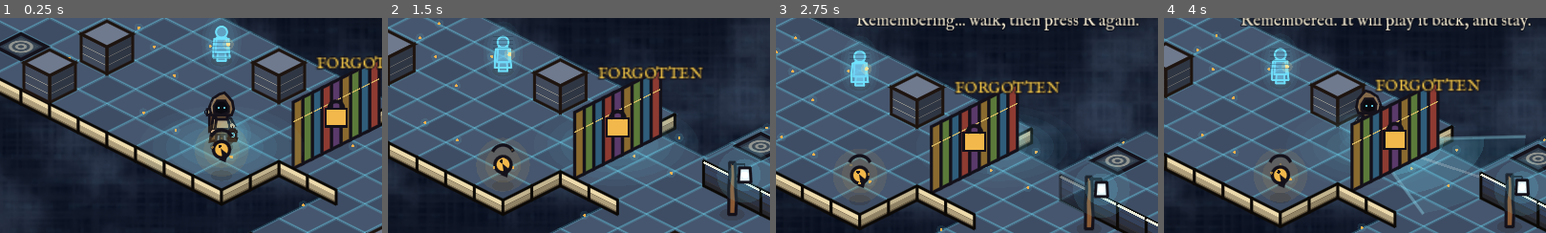
Above: before the commit, frames 1-4 (left to right).
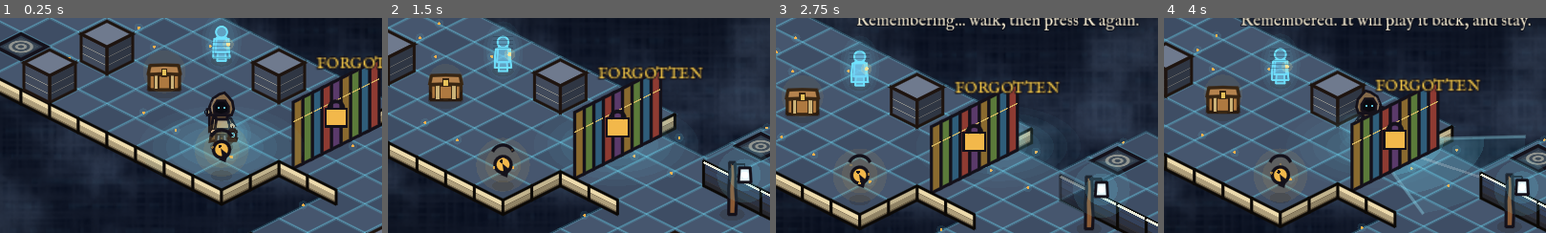
Above: after the commit, the same moments.

Repository: calebwilsonit-tech/The_Last_Storytender
Game: Godot game, scene res://scenes/memory_forge.tscn
Two runs of this game, one before a commit and one after it. Both use one fixed random seed, a clock stepped at 60 frames per second and the inputs below. This scene is started directly instead of the project's main scene.
Inputs (mouse positions are % of the whole screen's width and height, from its top left):
- Up to frame 1 (0.25 s): no input
- Up to frame 2 (1.5 s): tap Enter (ui_accept) at 0.5, 0.77, 1.07 s; move the mouse to (72, 45) at 0.52 s; hold D (move_right) 0.53-1.25 s; tap J (attack) at 0.6 s; click (72, 45) at 0.67 s; drag from (30, 55) to (45, 70) at 1.27 s
- Up to frame 3 (2.75 s): move the mouse to (60, 28) at 2.02 s; hold D (move_right) from 2.03 s (still down); hold R (echo) from 2.03 s (still down)
- Up to frame 4 (4 s): release D (move_right) at 2.75 s; release R (echo) at 2.75 s; drag from (45, 70) to (20, 35) at 2.77 s; tap R (echo) at 3.5 s; move the mouse to (80, 65) at 3.52 s; hold A (move_left) from 3.53 s (still down); hold Q (lantern) from 3.53 s (still down); tap Enter (ui_accept) at 3.77 s
The pictures show only the part of the screen within x 21-71%, y 20-70%; the shares and areas given below are measured in that part.

The runs differ from the first frame. In frame 1, 1.2% of the frame differs, in the area x 38-48%, y 20-35%; in frame 2, 1.2%; in frame 3, 1.2%, in the area x 2-12%, y 32-46%; in frame 4, 1.2%.

Commit message:
Three word-trial vault chests per dungeon (tiers 1 to 3)
Co-Authored-By: Claude Sonnet 5.5 <noreply@anthropic.com>
Claude-Session: https://claude.ai/code/session_016gJ6h7fwHSB3wbPLZqVGQo

Diff:
--- a/scripts/level_base.gd
+++ b/scripts/level_base.gd
@@ -642,7 +642,7 @@
 	var key := "vault_%s_%d_%d" % [String(name), cell.x, cell.y]
 	var chest := _add_prop(Prop.Kind.CHEST, cell, false, 1 if GameState.has_flag(key) else 0)
 	_floor.blockers[cell] = true
-	_register(chest, func(): return "" if GameState.has_flag(key) else ("Open the locked chest  " + "★".repeat(tier)), func():
+	_register(chest, func(): return "" if GameState.has_flag(key) else ("Word trial: open the locked chest  " + "★".repeat(tier)), func():
 		if GameState.has_flag(key):
 			return
 		if not await _run_trial(key, cell, tier):
--- a/scripts/memory_forge.gd
+++ b/scripts/memory_forge.gd
@@ -32,7 +32,9 @@
 func _dungeon_extras() -> Array:
 	return [
 		{"kind": "post", "cell": Vector2i(16, 11)},
+		{"kind": "vault", "cell": Vector2i(7, 12), "tier": 1},
 		{"kind": "vault", "cell": Vector2i(22, 10), "tier": 2},
+		{"kind": "vault", "cell": Vector2i(33, 10), "tier": 3},
 		{"kind": "post", "cell": Vector2i(38, 12)},
 	]
 
--- a/scripts/memory_maud.gd
+++ b/scripts/memory_maud.gd
@@ -45,7 +45,9 @@
 func _dungeon_extras() -> Array:
 	return [
 		{"kind": "post", "cell": Vector2i(6, 17)},
-		{"kind": "vault", "cell": Vector2i(22, 15), "tier": 3},
+		{"kind": "vault", "cell": Vector2i(8, 16), "tier": 1},
+		{"kind": "vault", "cell": Vector2i(22, 15), "tier": 2},
+		{"kind": "vault", "cell": Vector2i(39, 16), "tier": 3},
 		{"kind": "post", "cell": Vector2i(38, 12)},
 	]
 
--- a/scripts/memory_pip.gd
+++ b/scripts/memory_pip.gd
@@ -42,7 +42,9 @@
 func _dungeon_extras() -> Array:
 	return [
 		{"kind": "post", "cell": Vector2i(7, 16)},
-		{"kind": "vault", "cell": Vector2i(24, 17), "tier": 3},
+		{"kind": "vault", "cell": Vector2i(8, 18), "tier": 1},
+		{"kind": "vault", "cell": Vector2i(24, 17), "tier": 2},
+		{"kind": "vault", "cell": Vector2i(33, 15), "tier": 3},
 		{"kind": "post", "cell": Vector2i(37, 12)},
 	]
 
Not shown, changed: docs/GDD.md
